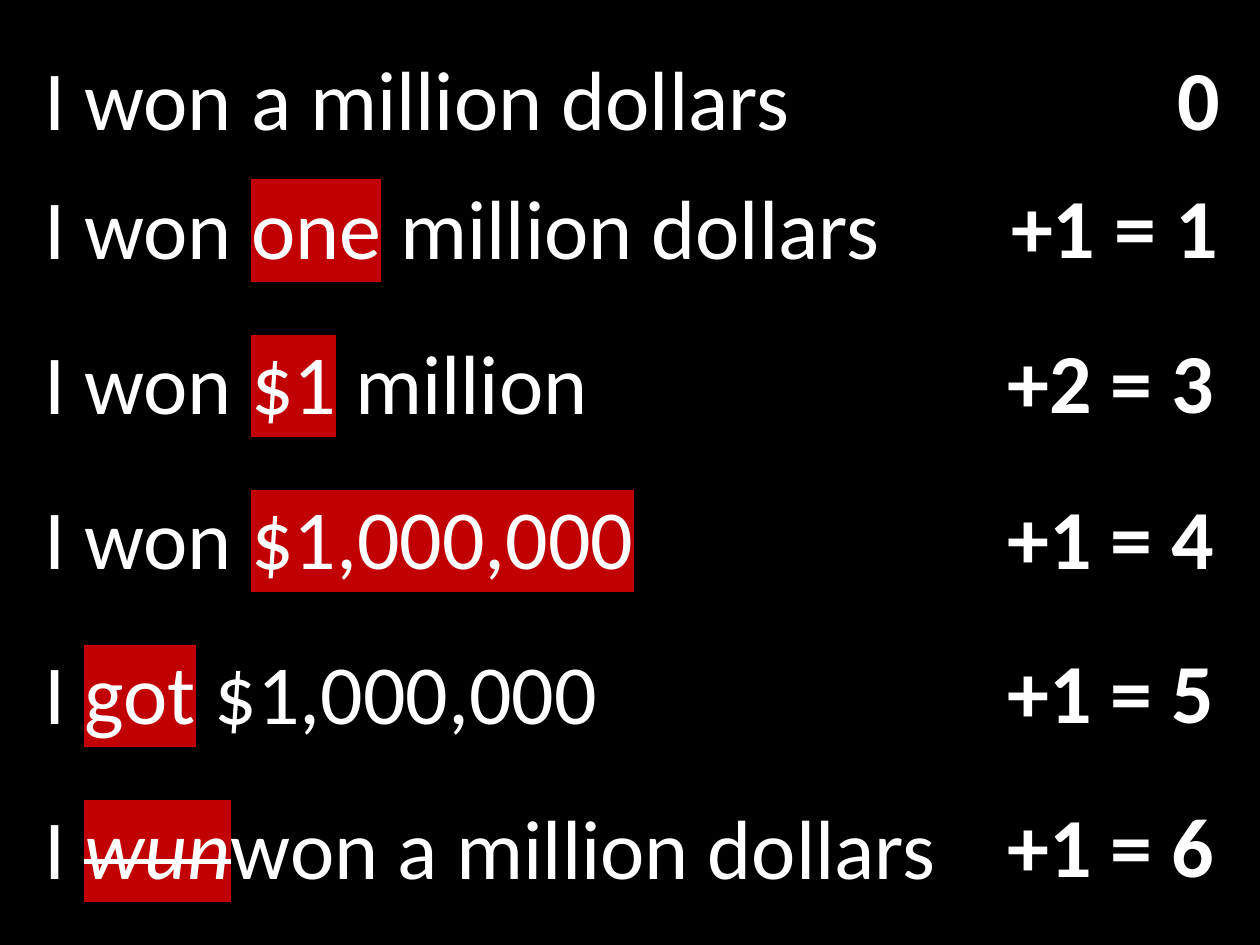
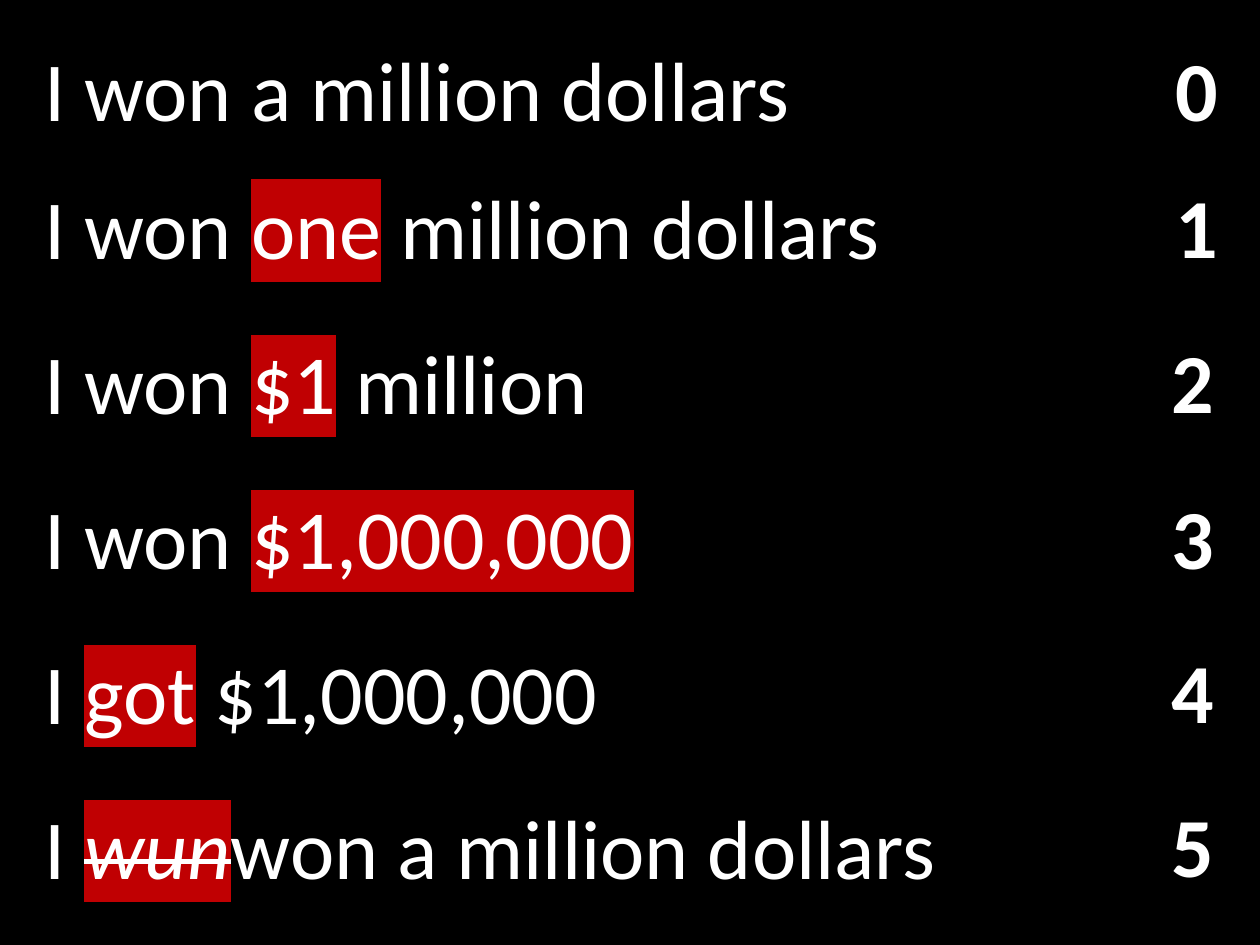
Before and after one commit to LukeMurphey/Ai1L, a slide deck: slide 5 of companion-website/public/files/22. Is the New Testament Corrupted.pptx. Drawn at 1260x945 pixels with LibreOffice and Linux fonts; fonts in the diff are those of the drawing. Boxes give left, top, right and bottom in pixels: in the first picture for what was removed or moved away, otherwise in the second. Text is boxed around its words. In the diff, an @@ line names an element or a change of style, - is before the commit and + after.

```diff
--- a/companion-website/public/files/22. Is the New Testament Corrupted.pptx
+++ b/companion-website/public/files/22. Is the New Testament Corrupted.pptx
@@ text "I won a million dollars": place and size @@
-text "I won a million dollars" at [44, 71, 790, 131]
+text "I won a million dollars" at [44, 62, 790, 122]
@@ text "0": place and size @@
-text "0" at [1178, 75, 1220, 131]
+text "0" at [1175, 66, 1217, 122]
@@ text "0" at [1175, 66, 1217, 122]: alignment left to right @@
@@ text at [1175, 203, 1217, 258]: text changed @@
-+1 = 1
+1
@@ text at [1172, 358, 1214, 413]: text changed @@
-+2 = 3
+2
@@ text at [1172, 514, 1214, 570]: text changed @@
-+1 = 4
+3
@@ text at [1172, 668, 1214, 723]: text changed @@
-+1 = 5
+4
@@ text at [1172, 822, 1214, 878]: text changed @@
-+1 = 6
+5
```
Also in this commit, not shown: 1 other slide changed, 1 slide removed.
